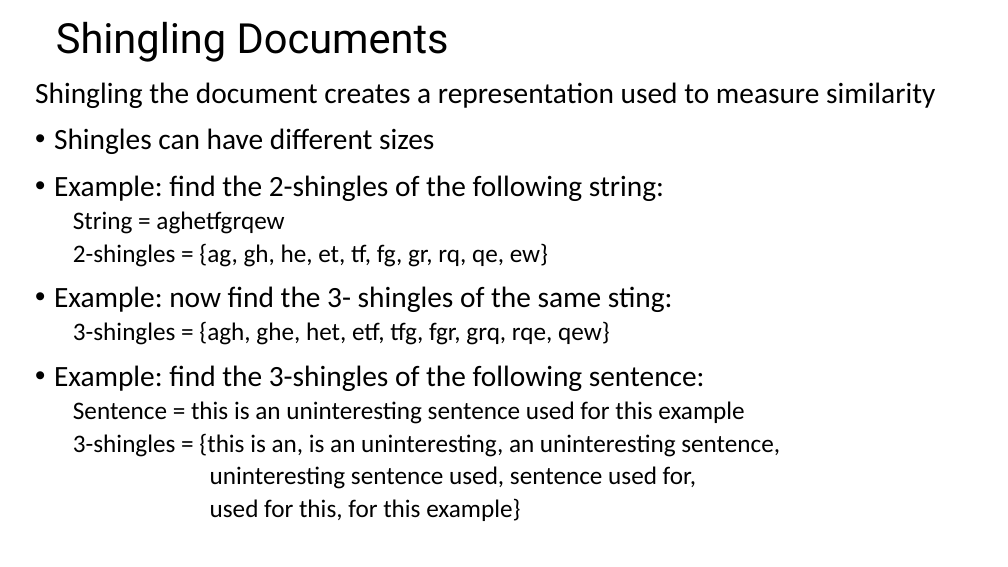
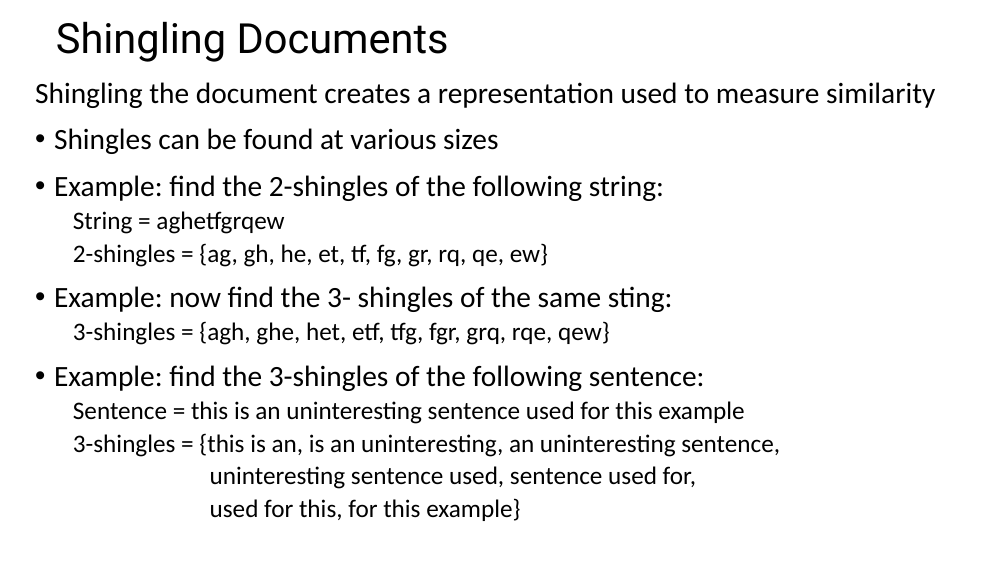
Before and after one commit to StephenElston/CSCI-E-108, a slide deck: slide 29 of slides/4_DistanceAndSimilarityMeasures.pptx. Drawn at 1008x567 pixels with LibreOffice and Linux fonts; fonts in the diff are those of the drawing. Boxes give left, top, right and bottom in pixels: in the first picture for what was removed or moved away, otherwise in the second. Text is boxed around its words. In the diff, an @@ line names an element or a change of style, - is before the commit and + after.

Commit message:
Corrections to typos in slides

```diff
--- a/slides/4_DistanceAndSimilarityMeasures.pptx
+++ b/slides/4_DistanceAndSimilarityMeasures.pptx
@@ text at (54, 128, 498, 154): text changed @@
-• Shingles can have different sizes
+• Shingles can be found at various sizes
```
Also in this commit, not shown: 3 other slides changed.
